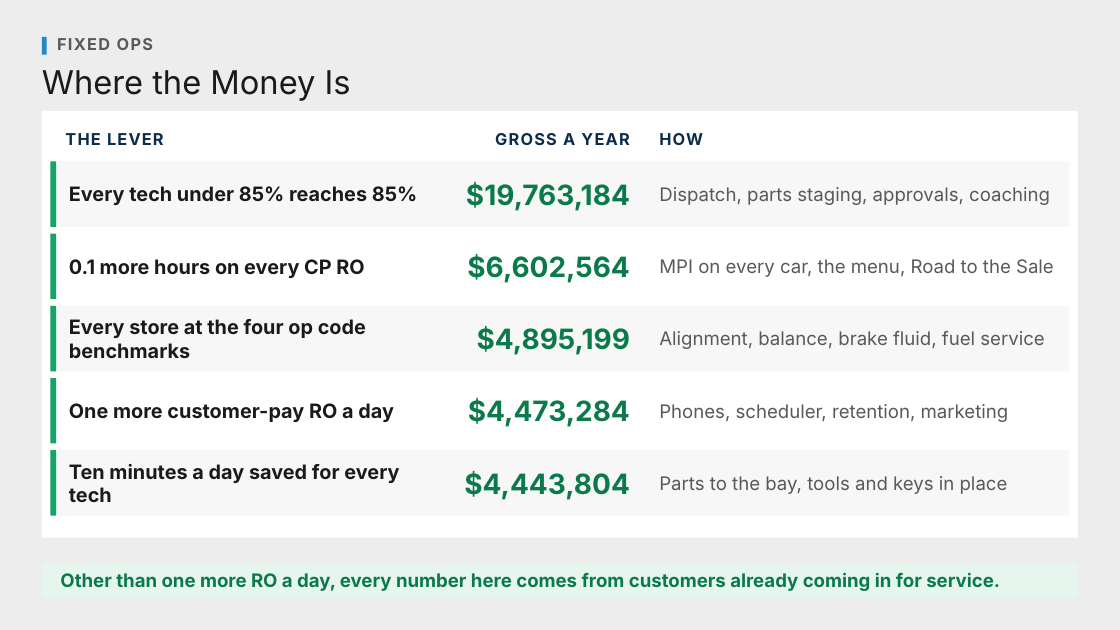
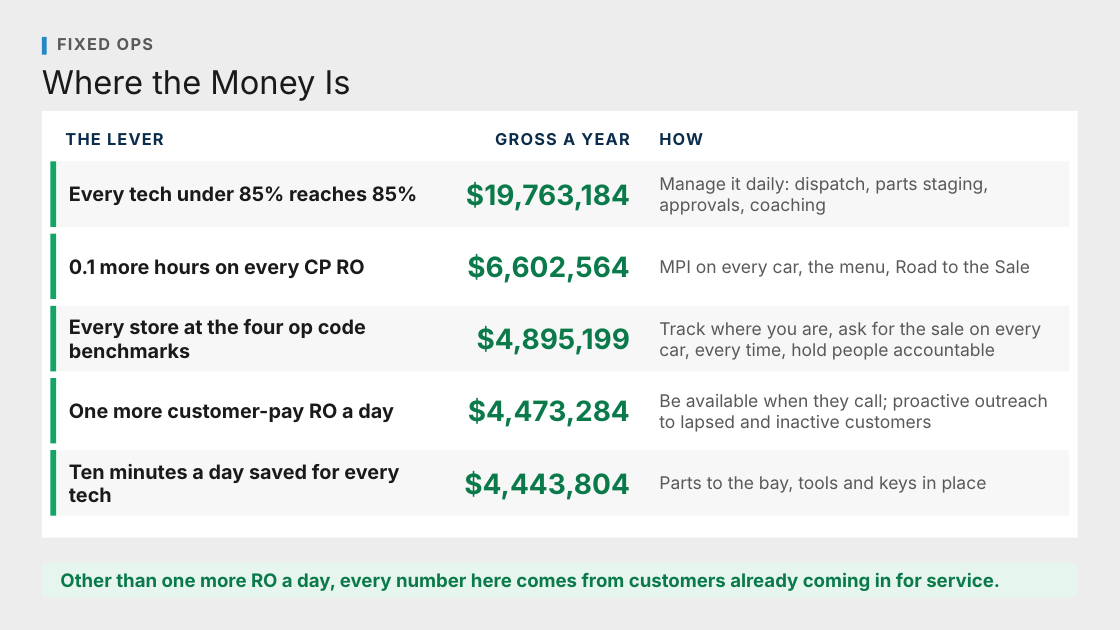
Before and after one commit to Ndresner/Noah, a slide deck: slide 1 of day2-deck/decks/Where the Money Is - Review.pptx. Drawn at 1120x630 pixels with LibreOffice and Linux fonts; fonts in the diff are those of the drawing. Boxes give left, top, right and bottom in pixels: in the first picture for what was removed or moved away, otherwise in the second. Text is boxed around its words. In the diff, an @@ line names an element or a change of style, - is before the commit and + after.

```diff
--- a/day2-deck/decks/Where the Money Is - Review.pptx
+++ b/day2-deck/decks/Where the Money Is - Review.pptx
@@ text at bbox=[659, 177, 989, 215]: text changed; size 16 to 15 pt @@
-Dispatch, parts staging, approvals, coaching
+Manage it daily: dispatch, parts staging, approvals, coaching
@@ text "MPI on every car, the ..." at bbox=[659, 260, 1030, 277]: size 16 to 15 pt @@
@@ text at bbox=[659, 321, 1041, 360]: text changed; size 16 to 15 pt @@
-Alignment, balance, brake fluid, fuel service
+Track where you are, ask for the sale on every car, every time, hold people accountable
@@ text at bbox=[659, 394, 1048, 432]: text changed; size 16 to 15 pt @@
-Phones, scheduler, retention, marketing
+Be available when they call; proactive outreach to lapsed and inactive customers
@@ text "Parts to the bay, tools ..." at bbox=[659, 476, 987, 493]: size 16 to 15 pt @@
```
Also in this commit, not shown: 7 other files.
